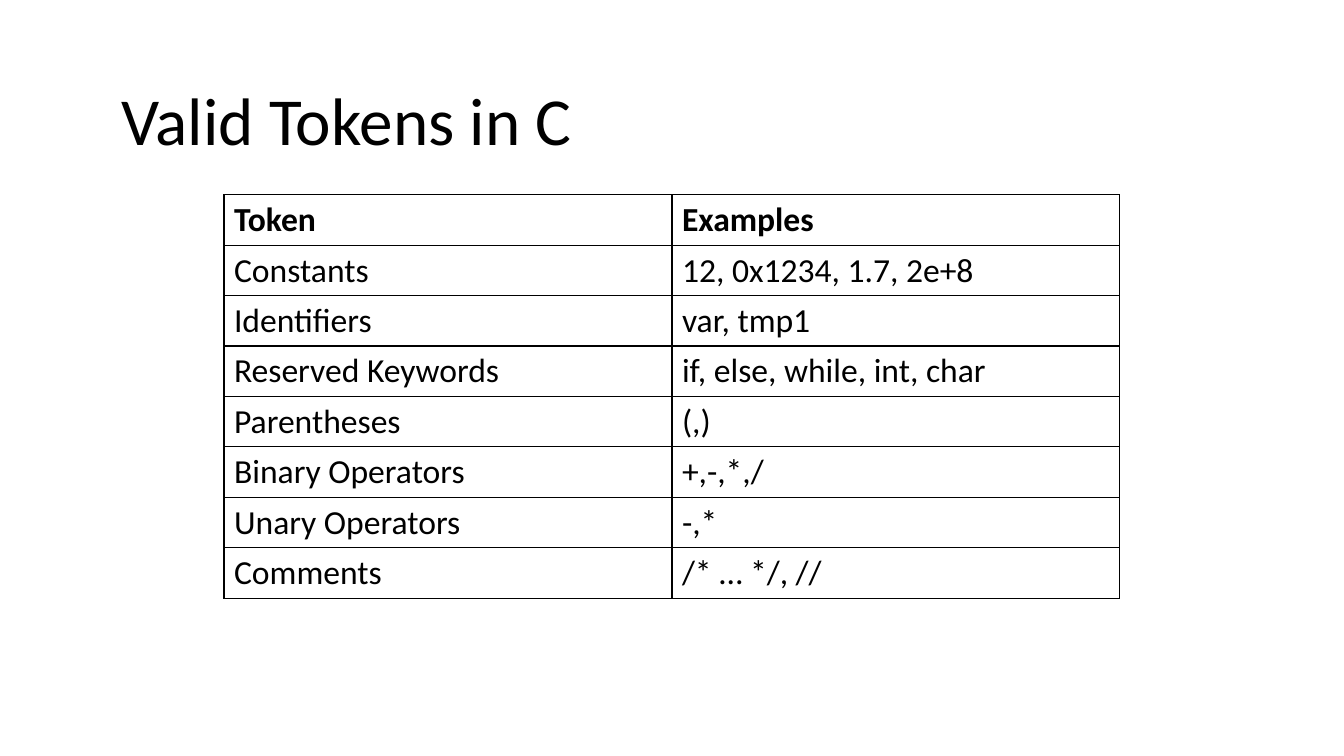
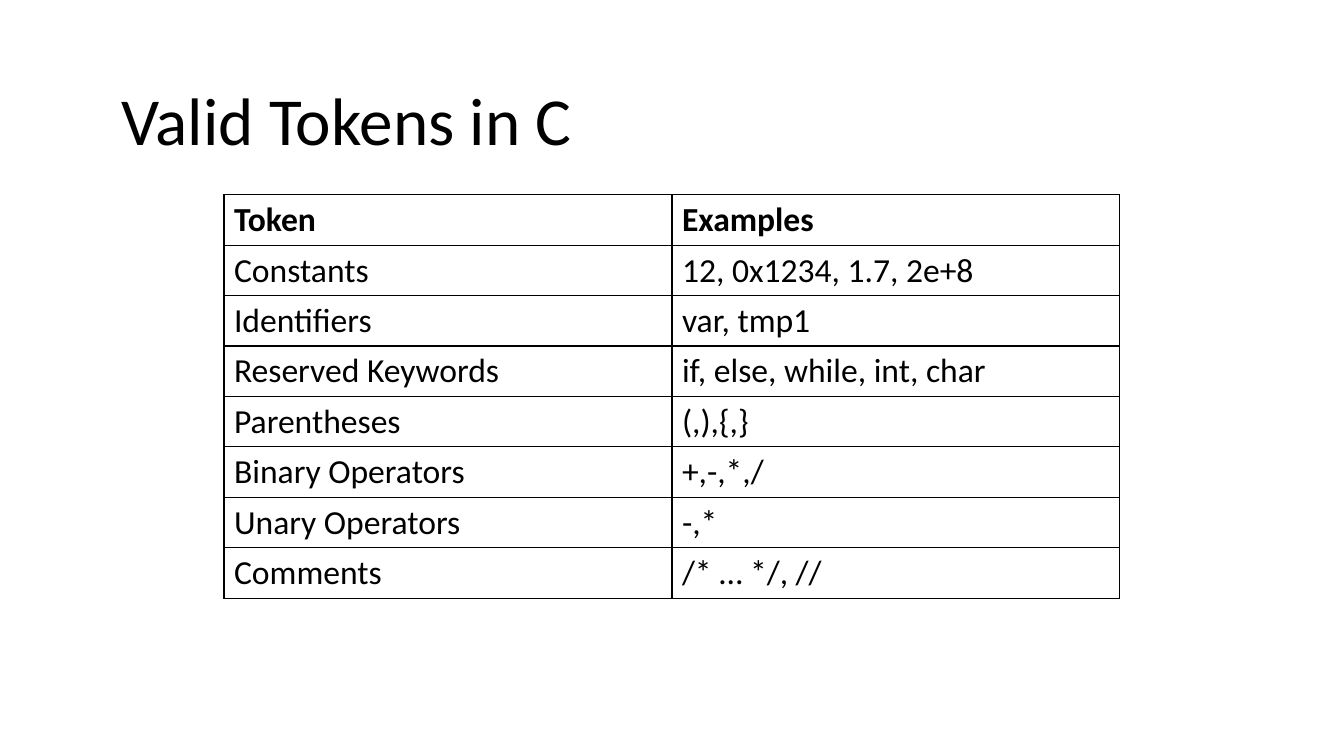
Before and after one commit to nivshani/compilation, a slide deck: slide 12 of new_slides/lexical_analysis.pptx. Drawn at 1344x756 pixels with LibreOffice and Linux fonts; fonts in the diff are those of the drawing. Boxes give left, top, right and bottom in pixels: in the first picture for what was removed or moved away, otherwise in the second. Text is boxed around its words. In the diff, an @@ line names an element or a change of style, - is before the commit and + after.

```diff
--- a/new_slides/lexical_analysis.pptx
+++ b/new_slides/lexical_analysis.pptx
@@ table at (224, 195, 1119, 598) @@
-row 5, column 2: (,)
+row 5, column 2: (,),{,}
```
Also in this commit, not shown: 44 other slides changed, 1 slide added, 3 slides removed, 1 other file.
